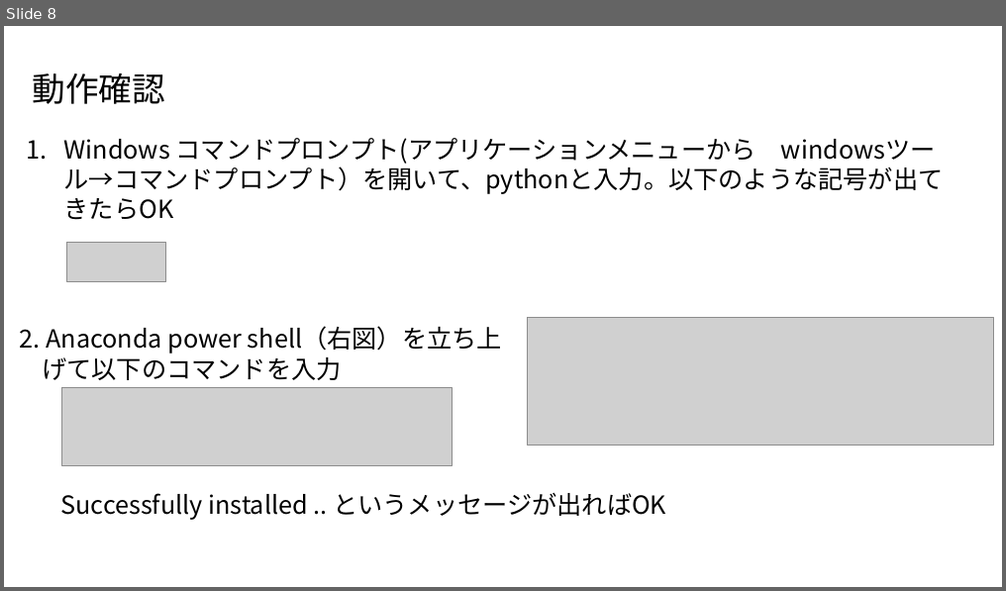
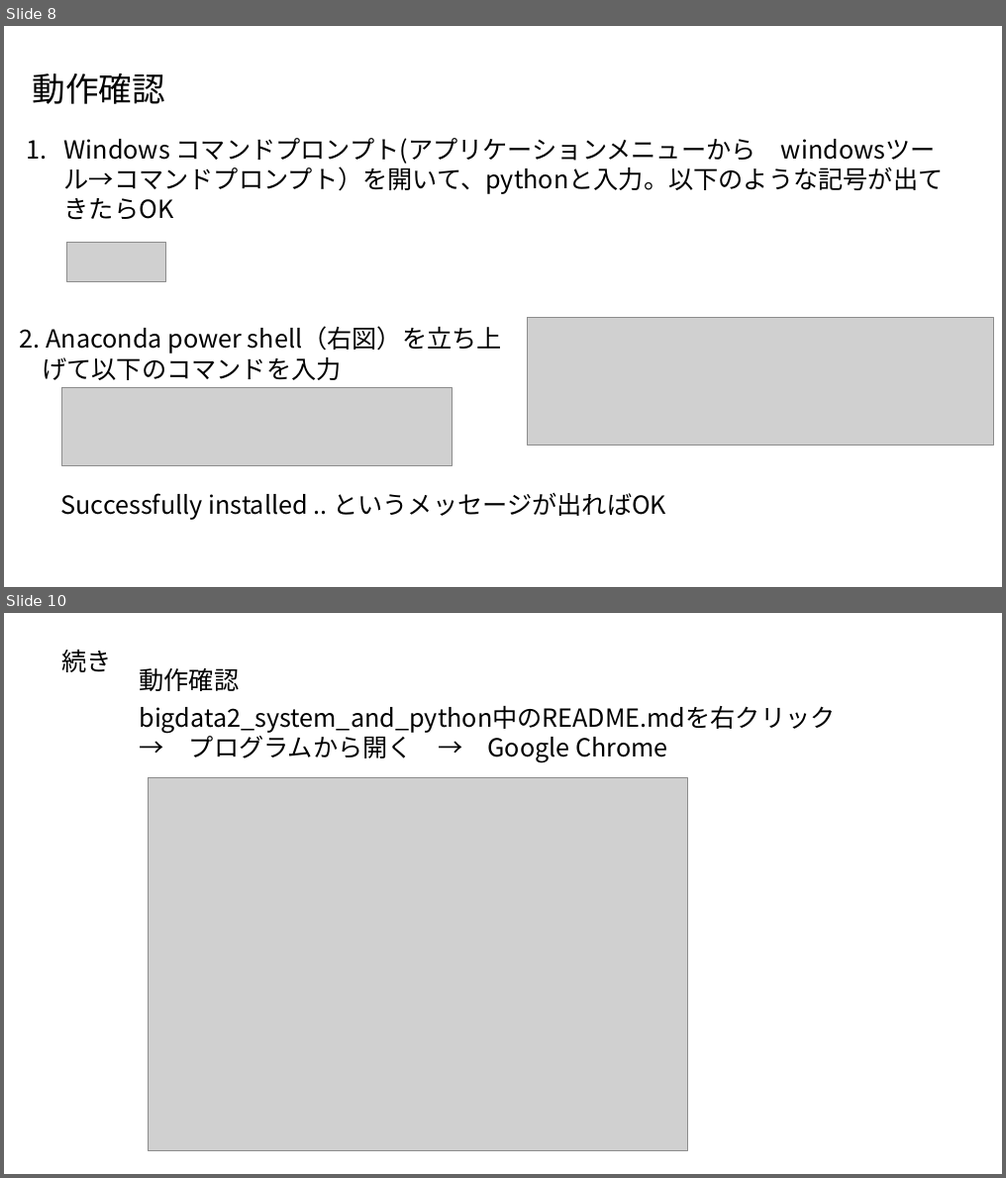
Before and after one commit to ueharaLab/bigdata1_introduction, a slide deck: anaconda.pptx. Shown one above the other, each under a label of ours: slide 8 before the commit, slides 8 and 10 after it; the slides between them are not shown. The pictures are 1006x591 and 1006x1178 pixels, drawn with LibreOffice and Linux fonts; fonts in the diff are those of the drawing; grey boxes stand for pictures. Boxes give left, top, right and bottom in pixels: in the first picture for what was removed or moved away, otherwise in the second. Text is boxed around its words. In the diff, an @@ line names an element or a change of style, - is before the commit and + after.

```diff
--- a/anaconda.pptx
+++ b/anaconda.pptx
@@ slide 10 added at [4, 613, 1002, 1174], background #FFFFFF @@
@@ text added at [61, 649, 111, 672], 24 pt, text #000000 @@
+続き
@@ text added at [139, 668, 239, 691], 24 pt, text #000000 @@
+動作確認
@@ text added at [139, 705, 835, 763], 24 pt, text #000000 @@
+bigdata2_system_and_python中のREADME.mdを右クリック
+→ プログラムから開く → Google Chrome
@@ picture added at [148, 778, 687, 1152] @@
```
Also in this commit, not shown: 1 slide changed, 1 other slide added.
